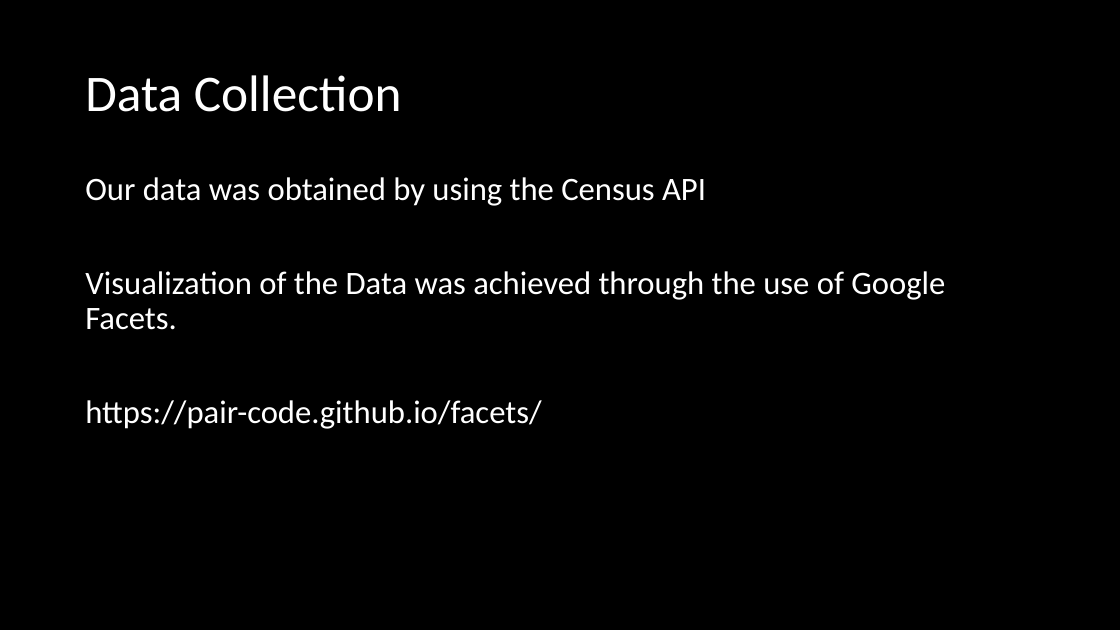
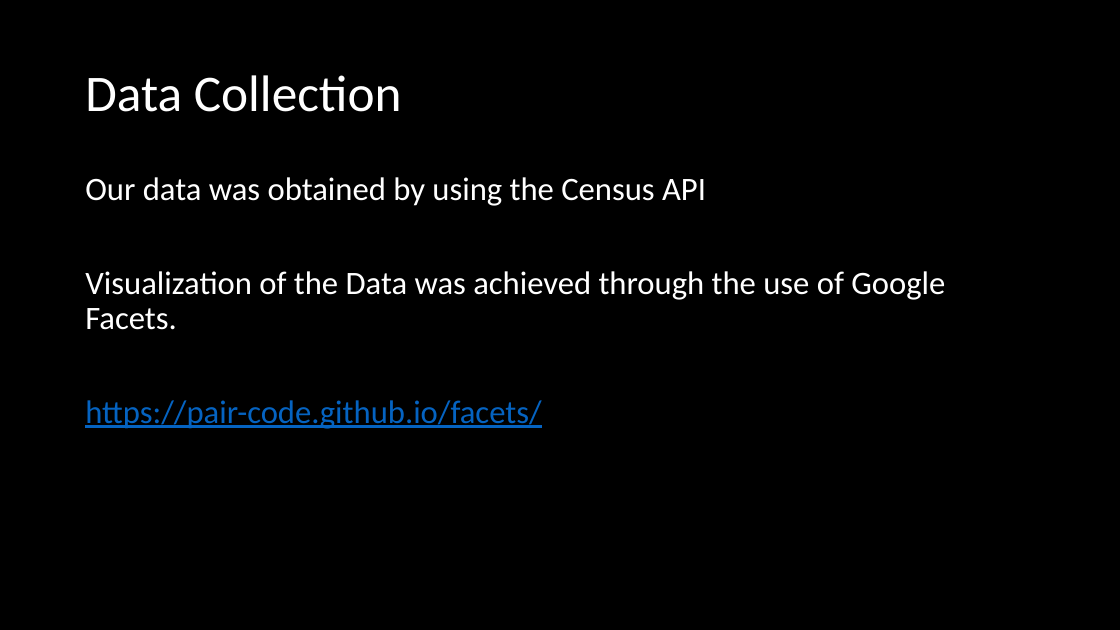
Before and after one commit to milsteam4144/GLAPS, a slide deck: slide 5 of GLAPS Presentation.pptx. Drawn at 1120x630 pixels with LibreOffice and Linux fonts; fonts in the diff are those of the drawing. Boxes give left, top, right and bottom in pixels: in the first picture for what was removed or moved away, otherwise in the second. Text is boxed around its words. In the diff, an @@ line names an element or a change of style, - is before the commit and + after.

```diff
--- a/GLAPS Presentation.pptx
+++ b/GLAPS Presentation.pptx
@@ text at bbox=[85, 400, 541, 429]: text colour #FFFFFF to #0563C1, underline on in "https://pair-code.github.io/facets/" @@
```
